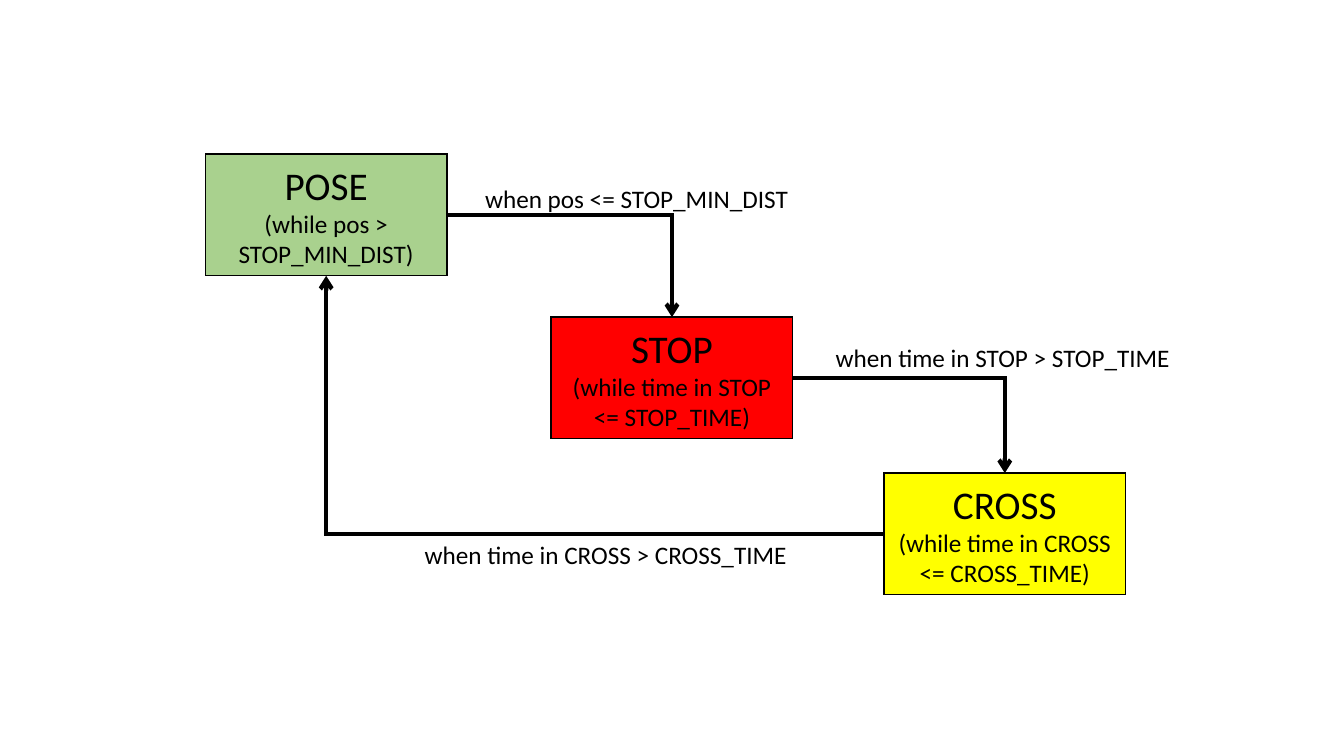
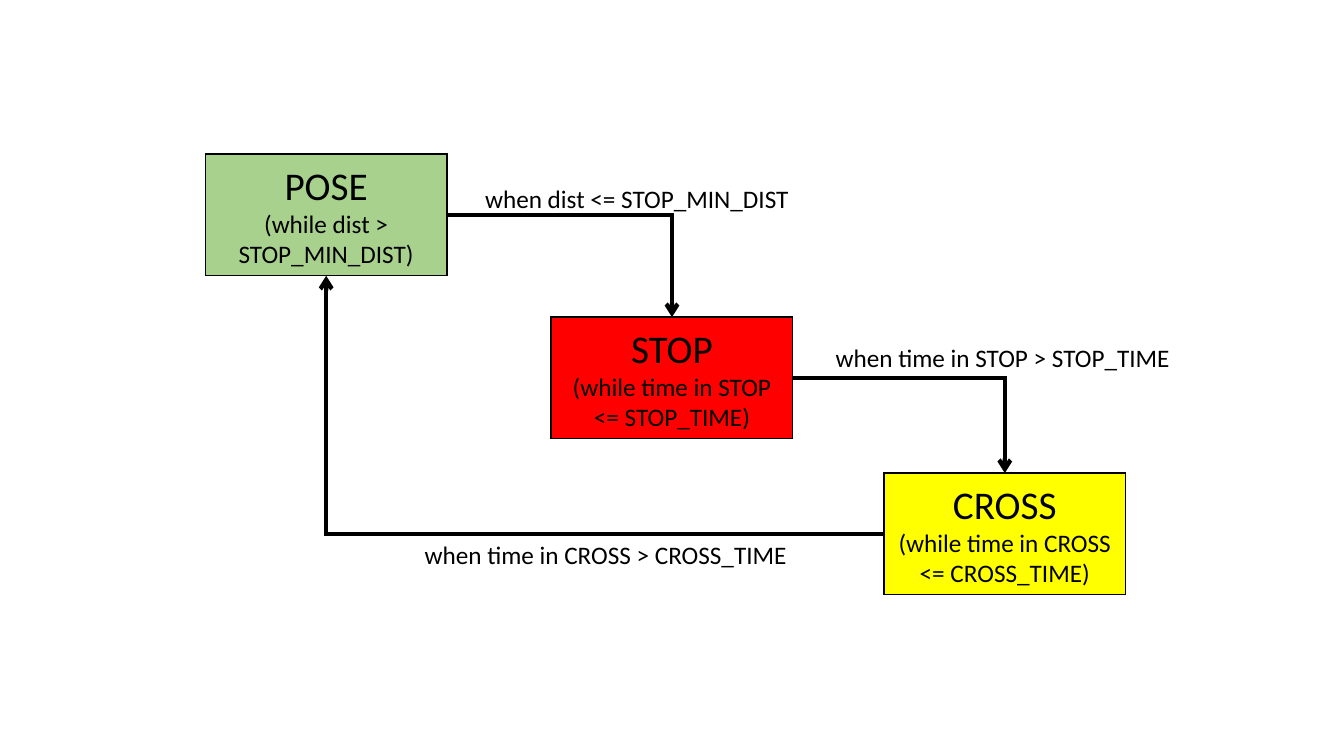
Before and after one commit to brandonfranz13/AA274A_HW3, a slide deck: slide 1 of p5_FSM.pptx. Drawn at 1344x756 pixels with LibreOffice and Linux fonts; fonts in the diff are those of the drawing. Boxes give left, top, right and bottom in pixels: in the first picture for what was removed or moved away, otherwise in the second. Text is boxed around its words. In the diff, an @@ line names an element or a change of style, - is before the commit and + after.

```diff
--- a/p5_FSM.pptx
+++ b/p5_FSM.pptx
@@ text at [485, 190, 788, 214]: text changed @@
-when pos <= STOP_MIN_DIST
+when dist <= STOP_MIN_DIST
@@ text in rectangle at [239, 215, 414, 267]: text changed @@
-(while pos > STOP_MIN_DIST)
+(while dist > STOP_MIN_DIST)
```
Also in this commit, not shown: 2 other files.
